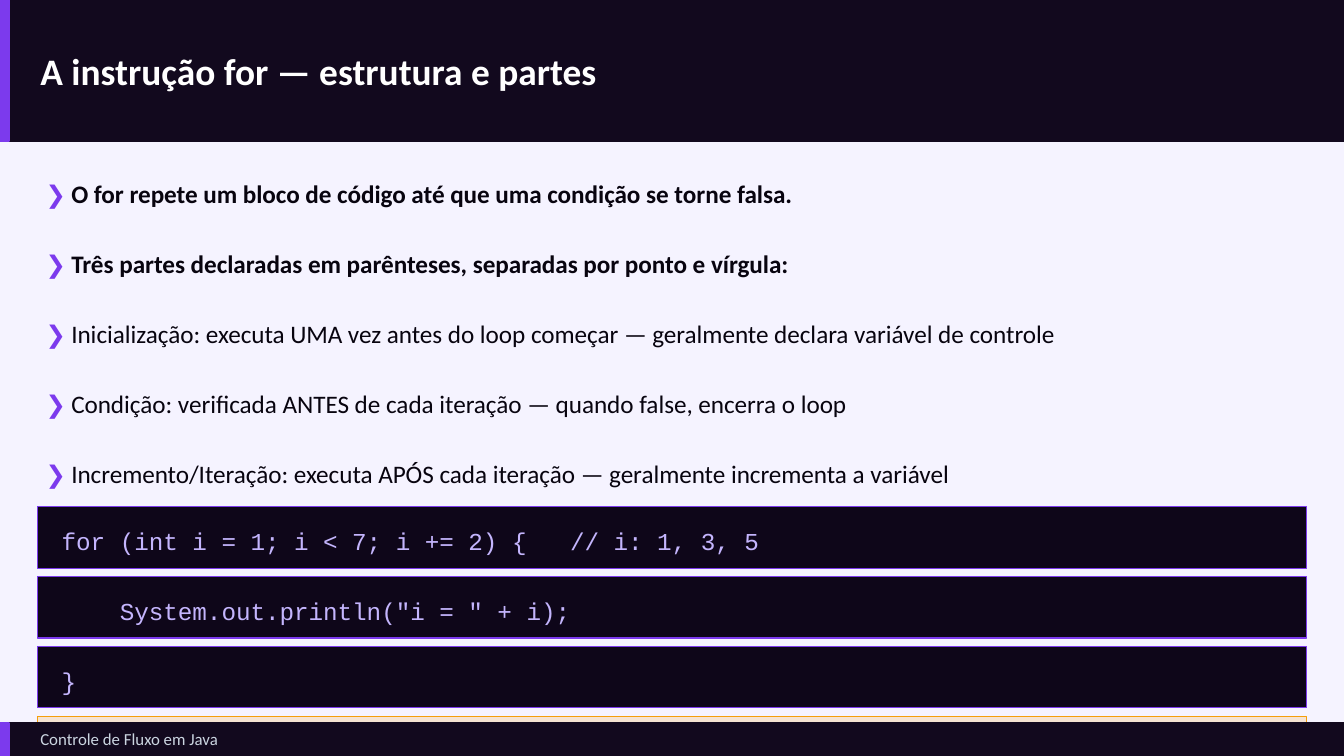
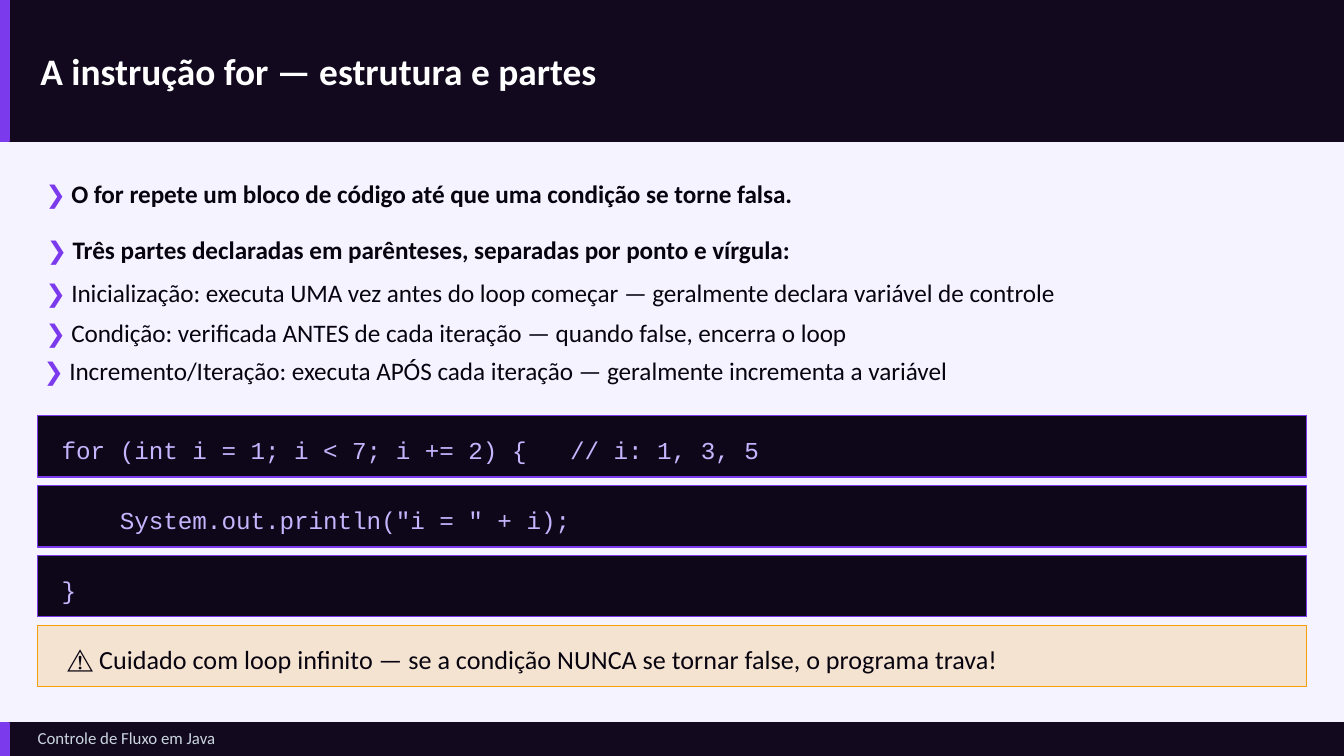
Before and after one commit to GustavoJ-dev/JavaStudiesHub, a slide deck: slide 10 of src/module04/content/Controle-de-Fluxo-em-Java.pptx. Drawn at 1344x756 pixels with LibreOffice and Linux fonts; fonts in the diff are those of the drawing. Boxes give left, top, right and bottom in pixels: in the first picture for what was removed or moved away, otherwise in the second. Text is boxed around its words. In the diff, an @@ line names an element or a change of style, - is before the commit and + after.

```diff
--- a/src/module04/content/Controle-de-Fluxo-em-Java.pptx
+++ b/src/module04/content/Controle-de-Fluxo-em-Java.pptx
@@ text "❯ Três partes declaradas em ...": place and size @@
-text "❯ Três partes declaradas em ..." at box(71, 255, 788, 278)
+text "❯ Três partes declaradas em ..." at box(73, 241, 789, 264)
@@ text "❯ Inicialização: executa UMA vez ...": place and size @@
-text "❯ Inicialização: executa UMA vez ..." at box(71, 325, 1055, 348)
+text "❯ Inicialização: executa UMA vez ..." at box(71, 284, 1055, 307)
@@ text "❯ Condição: verificada ANTES de ...": place and size @@
-text "❯ Condição: verificada ANTES de ..." at box(71, 395, 846, 418)
+text "❯ Condição: verificada ANTES de ..." at box(71, 324, 846, 347)
@@ text "❯ Incremento/Iteração: executa APÓS cada ...": place and size @@
-text "❯ Incremento/Iteração: executa APÓS cada ..." at box(71, 462, 948, 488)
+text "❯ Incremento/Iteração: executa APÓS cada ..." at box(69, 359, 946, 385)
@@ 4 texts, 4 rectangles: place and size @@
-4 texts, 4 rectangles at box(38, 507, 1306, 756)
+4 texts, 4 rectangles at box(38, 415, 1306, 687)
```
Also in this commit, not shown: 4 other slides changed, 15 other files.
